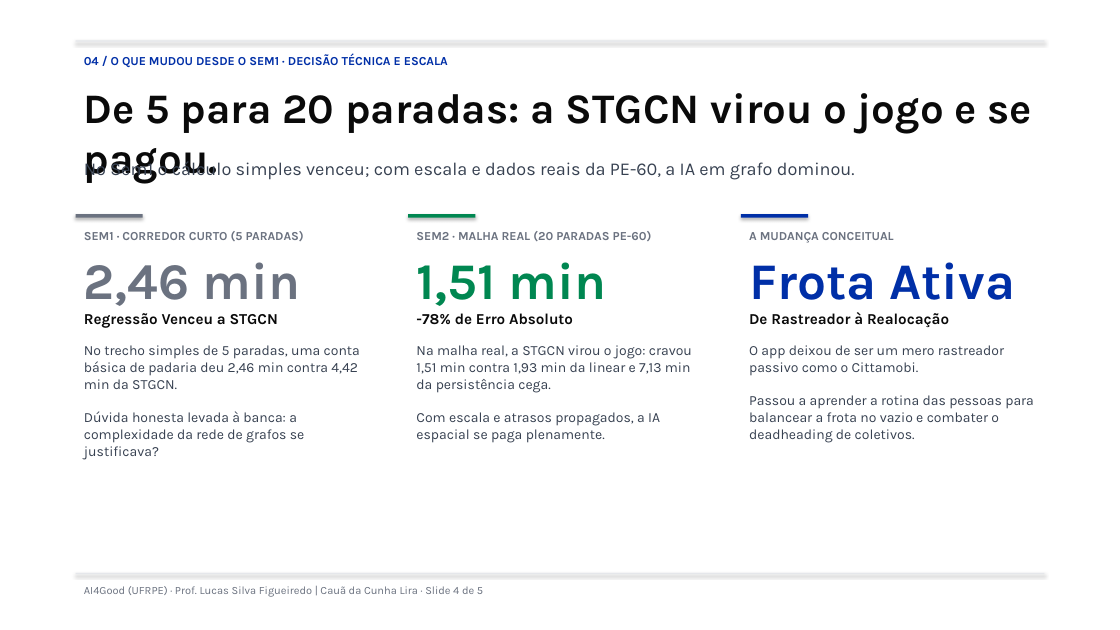
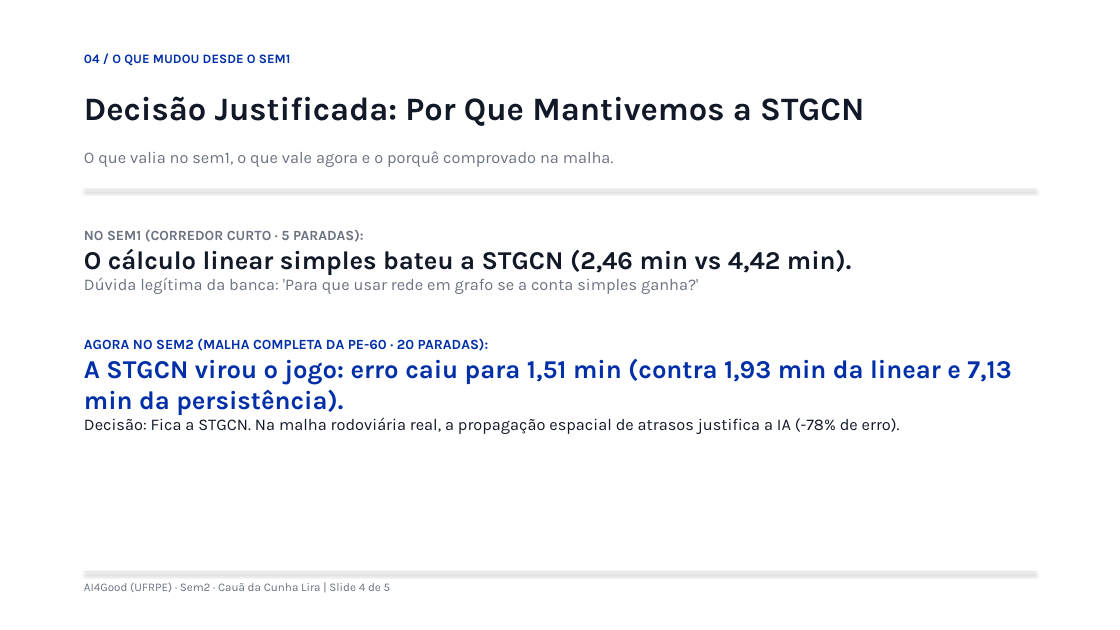
Before and after one commit to lira-labs/workspace, a slide deck: slide 4 of code/grafoparada_web/GrafoParada_Seminario2_CauaLira.pptx. Drawn at 1120x630 pixels with LibreOffice and Linux fonts; fonts in the diff are those of the drawing. Boxes give left, top, right and bottom in pixels: in the first picture for what was removed or moved away, otherwise in the second. Text is boxed around its words. In the diff, an @@ line names an element or a change of style, - is before the commit and + after.

Commit message:
fix(sem2): eliminate text overlap in PPTX, strip AI slop, and strictly align to prof Lucas sem2 model

```diff
--- a/code/grafoparada_web/GrafoParada_Seminario2_CauaLira.pptx
+++ b/code/grafoparada_web/GrafoParada_Seminario2_CauaLira.pptx
@@ rectangle removed at (x1=0, y1=0, x2=1120, y2=630) @@
@@ text at (x1=84, y1=54, x2=291, y2=66): text changed; size 10.5 to 11 pt @@
-04 / O QUE MUDOU DESDE O SEM1 · DECISÃO TÉCNICA E ESCALA
+04 / O QUE MUDOU DESDE O SEM1
@@ text at (x1=84, y1=96, x2=864, y2=126): text changed; size 36 to 28 pt; text colour #0A0A0A to #111827 @@
-De 5 para 20 paradas: a STGCN virou o jogo e se pagou.
+Decisão Justificada: Por Que Mantivemos a STGCN
@@ text at (x1=84, y1=151, x2=614, y2=167): text changed; size 15.5 to 14 pt; text colour #374151 to #6B7280 @@
-No Sem1 o cálculo simples venceu; com escala e dados reais da PE-60, a IA em grafo dominou.
+O que valia no sem1, o que vale agora e o porquê comprovado na malha.
@@ rectangle resized from (x1=76, y1=40, x2=1044, y2=41) to (x1=84, y1=189, x2=1036, y2=190) @@
@@ rectangle removed at (x1=76, y1=214, x2=143, y2=218) @@
@@ text at (x1=84, y1=229, x2=1011, y2=434): text changed; size 12 to 14 pt; text colour #374151 to #111827; bold on @@
-SEM2 · MALHA REAL (20 PARADAS PE-60)
-1,51 min
--78% de Erro Absoluto
-Na malha real, a STGCN virou o jogo: cravou 1,51 min contra 1,93 min da linear e 7,13 min da persistência cega.
-Com escala e atrasos propagados, a IA espacial se paga plenamente.
+NO SEM1 (CORREDOR CURTO · 5 PARADAS):
+O cálculo linear simples bateu a STGCN (2,46 min vs 4,42 min).
+Dúvida legítima da banca: 'Para que usar rede em grafo se a conta simples ganha?'
+AGORA NO SEM2 (MALHA COMPLETA DA PE-60 · 20 PARADAS):
+A STGCN virou o jogo: erro caiu para 1,51 min (contra 1,93 min da linear e 7,13 min da persistência).
+Decisão: Fica a STGCN. Na malha rodoviária real, a propagação espacial de atrasos justifica a IA (-78% de erro).
@@ text removed at (x1=84, y1=231, x2=360, y2=460) @@
-SEM1 · CORREDOR CURTO (5 PARADAS)
-2,46 min
-Regressão Venceu a STGCN
-No trecho simples de 5 paradas, uma conta básica de padaria deu 2,46 min contra 4,42 min da STGCN.
-Dúvida honesta levada à banca: a complexidade da rede de grafos se justificava?
@@ rectangle removed at (x1=408, y1=214, x2=476, y2=218) @@
@@ rectangle removed at (x1=741, y1=214, x2=808, y2=218) @@
@@ text removed at (x1=749, y1=232, x2=1034, y2=443) @@
-A MUDANÇA CONCEITUAL
-Frota Ativa
-De Rastreador à Realocação
-O app deixou de ser um mero rastreador passivo como o Cittamobi.
-Passou a aprender a rotina das pessoas para balancear a frota no vazio e combater o deadheading de coletivos.
@@ text at (x1=84, y1=583, x2=391, y2=592): text changed; size 9.5 to 10 pt @@
-AI4Good (UFRPE) · Prof. Lucas Silva Figueiredo | Cauã da Cunha Lira · Slide 4 de 5
+AI4Good (UFRPE) · Sem2 · Cauã da Cunha Lira | Slide 4 de 5
@@ rectangle resized from (x1=76, y1=573, x2=1044, y2=574) to (x1=84, y1=571, x2=1036, y2=572) @@
```
Also in this commit, not shown: 2 other slides changed, 2 slides added, 2 slides removed, 14 other files.
